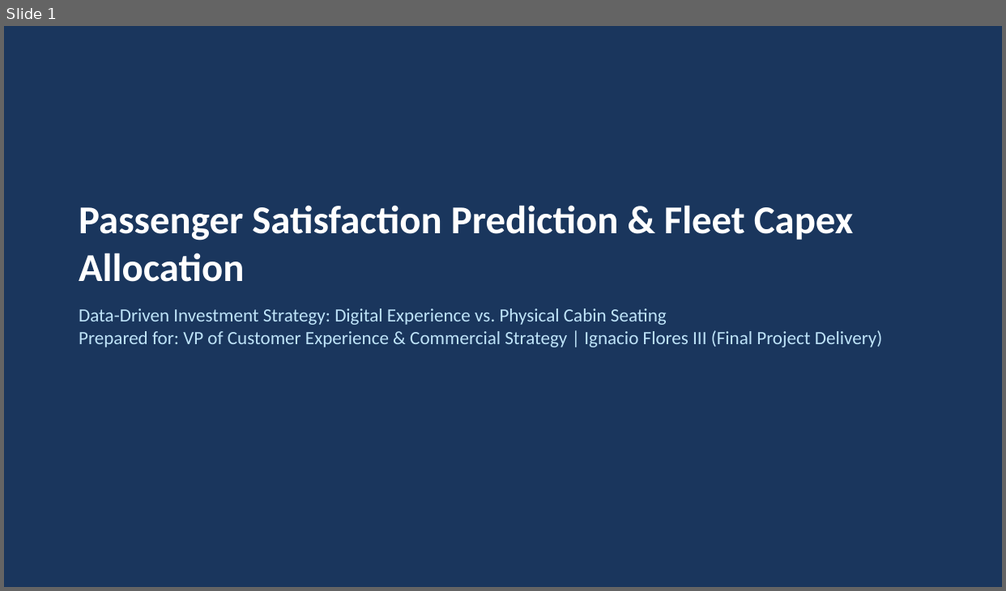
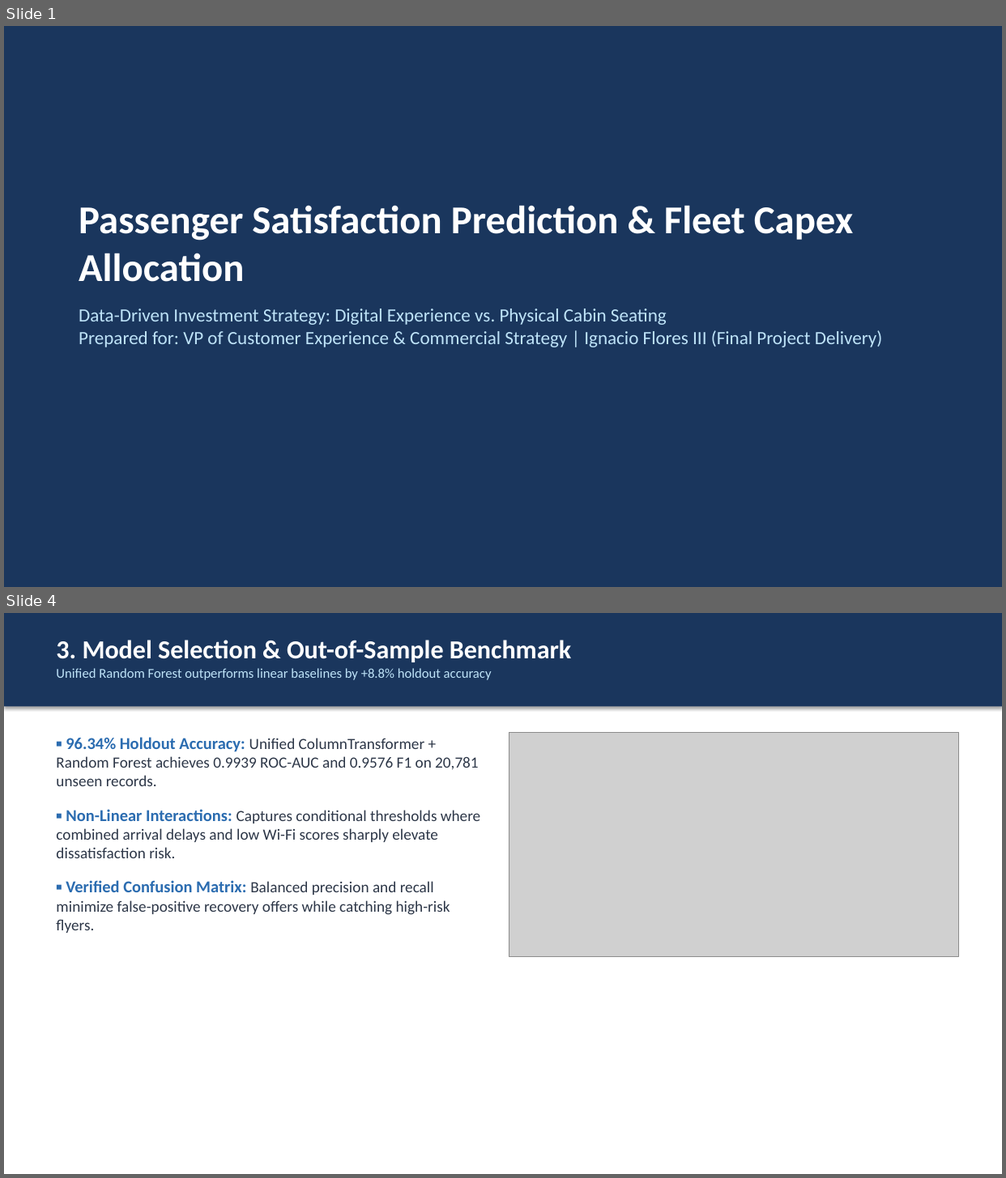
Before and after one commit to Ignacio-Flores-III/airline-passenger-satisfaction-prediction, a slide deck: reports/Stakeholder_Presentation.pptx. Shown one above the other, each under a label of ours: slide 1 before the commit, slides 1 and 4 after it; the slides between them are not shown. The pictures are 1006x591 and 1006x1178 pixels, drawn with LibreOffice and Linux fonts; fonts in the diff are those of the drawing; grey boxes stand for pictures. Boxes give left, top, right and bottom in pixels: in the first picture for what was removed or moved away, otherwise in the second. Text is boxed around its words. In the diff, an @@ line names an element or a change of style, - is before the commit and + after.

```diff
--- a/reports/Stakeholder_Presentation.pptx
+++ b/reports/Stakeholder_Presentation.pptx
@@ slide 4 added at (4, 613, 1002, 1174), background #FFFFFF @@
@@ rectangle added at (4, 613, 1002, 707), fill #1A365D @@
@@ text added at (56, 640, 571, 680), 13 pt, text #BEE3F8 @@
+3. Model Selection & Out-of-Sample Benchmark
+Unified Random Forest outperforms linear baselines by +8.8% holdout accuracy
@@ picture added at (509, 733, 958, 957) @@
@@ text added at (56, 737, 480, 933), 15 pt, text #2D3748 @@
+▪ 96.34% Holdout Accuracy: Unified ColumnTransformer + Random Forest achieves 0.9939 ROC-AUC and 0.9576 F1 on 20,781 unseen records.
+▪ Non-Linear Interactions: Captures conditional thresholds where combined arrival delays and low Wi-Fi scores sharply elevate dissatisfaction risk.
+▪ Verified Confusion Matrix: Balanced precision and recall minimize false-positive recovery offers while catching high-risk flyers.
```
Also in this commit, not shown: 5 slides changed, 4 other slides added, 1 slide removed, 2 other files.
